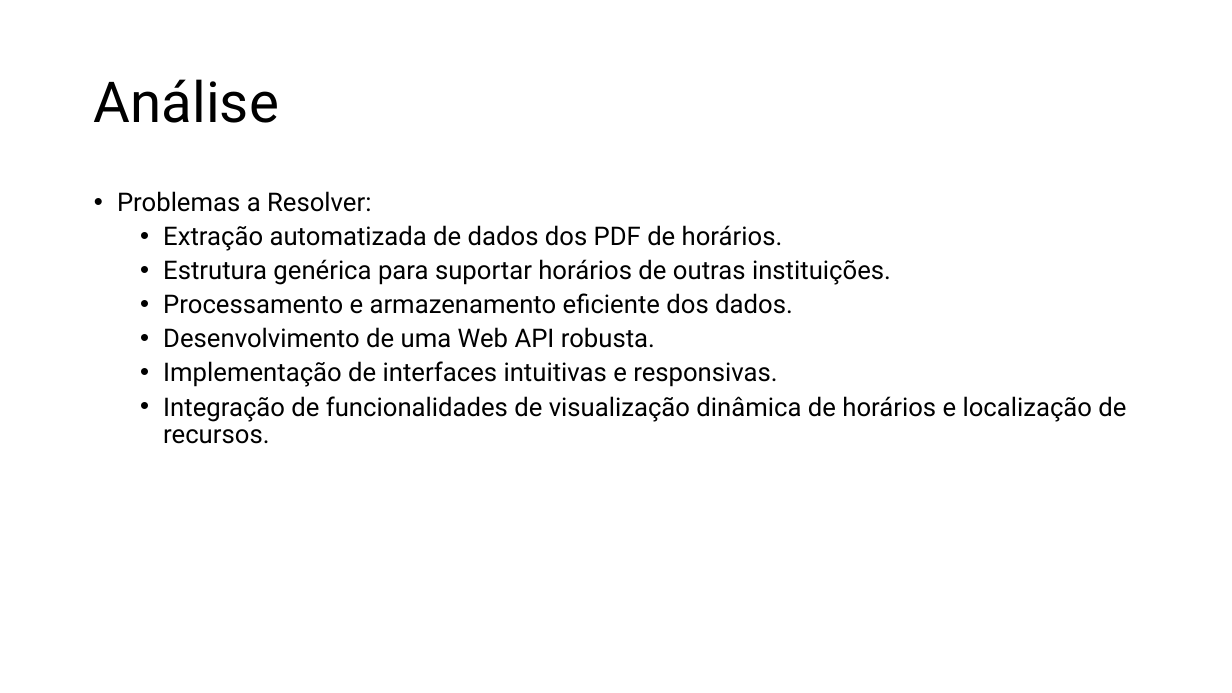
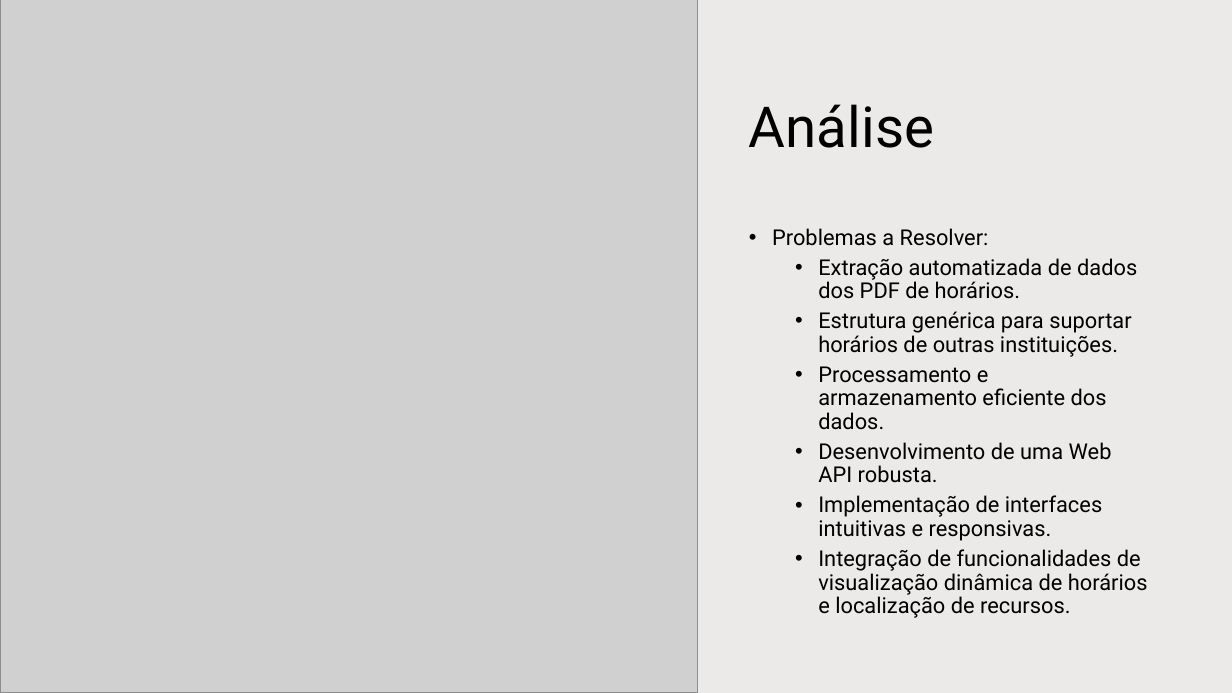
Before and after one commit to sergiomiguelzorro/ps_tests2324, a slide deck: slide 3 of src/main/resources/G03_apresentação.pptx. Drawn at 1232x693 pixels with LibreOffice and Linux fonts; fonts in the diff are those of the drawing; grey boxes stand for pictures. Boxes give left, top, right and bottom in pixels: in the first picture for what was removed or moved away, otherwise in the second. Text is boxed around its words. In the diff, an @@ line names an element or a change of style, - is before the commit and + after.

```diff
--- a/src/main/resources/G03_apresentação.pptx
+++ b/src/main/resources/G03_apresentação.pptx
@@ picture added at bbox=[0, 0, 698, 693] @@
@@ rectangle added at bbox=[482, 0, 1232, 693], fill #82766A at 15% opacity @@
@@ title "Análise": place and size @@
-title "Análise" at bbox=[94, 79, 279, 123]
+title "Análise" at bbox=[749, 104, 934, 148]
@@ text "Problemas a Resolver:": place and size @@
-text "Problemas a Resolver:" at bbox=[117, 191, 1126, 444]
+text "Problemas a Resolver:" at bbox=[772, 228, 1148, 618]
@@ text "Problemas a Resolver:" at bbox=[772, 228, 1148, 618]: size 20 to 17 pt @@
```
Also in this commit, not shown: 4 other slides changed, 1 other file.
